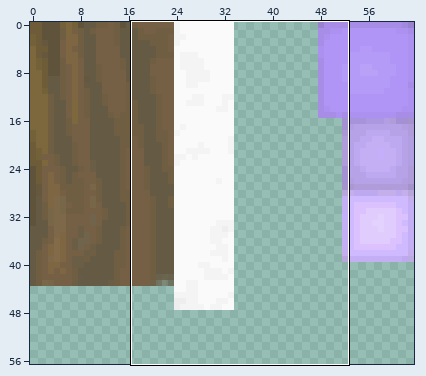
Pixel-art sprite -- Weapon/skydale/textures/item/modular_sword.png. Above: a wide view before the commit, with the close-up outlined.
Close-up. First the earlier version:
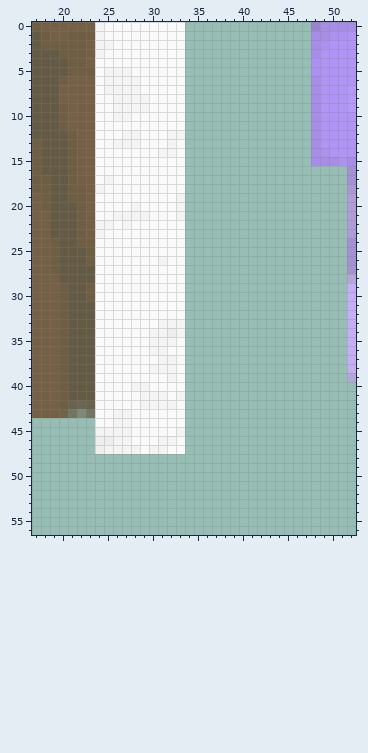
The file is 64x64 pixels. Pixels under 10% opacity are left out. Colours within 5 levels of each other are drawn and written as one. Shown: x 17..52, y 0..56. The wide view leaves out empty margins.
Now the later version:
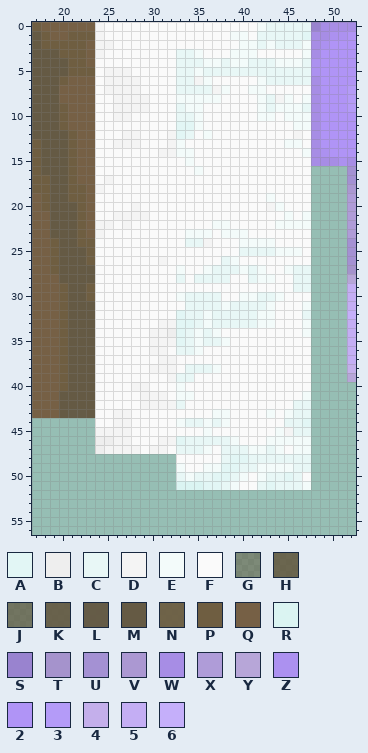
Palette (. is transparent): A #e2f6f5  B #eeeeee  C #e8f7f6  D #f4f4f4  E #f3fbfa  F #fafafa  G #64583f82  H #64583fdd  J #645840b6  K #645840e5  L #645944f8  M #655a44  N #6d5e43f3  P #6f5e41  Q #766045  R #dcf5f3fa  S #9983cf  T #a593cc  U #a491d3  V #ab98d2  W #a78de5  X #af9cd8  Y #b7a6d8  Z #ac91f0  2 #b094f6  3 #b49bf8  4 #c4afeb  5 #c4aef4  6 #c5affa
What changed:
Changed rows in their new state; - is an unchanged pixel.
first column x 20:
 0 --------------FFFFFFFFECCCCC
 1 --------------FFFFFEEFCCCCCA
 2 --------------FFFFFFEECECCCE
 3 -------------CCEFFFEEEFFFFFE
 4 -------------CCCEECEECCCEEEC
 5 -------------CCECCCCCCCCCCCC
 6 -------------CCDEFFFFFECCCCC
 7 -------------CCCCDEFFEEFFFFF
 8 -------------EEEEEFFFFECDEFE
 9 -------------CEEFFFFFFECEEEC
10 -------------CCEFFFFFFEEFEEE
11 -------------AAEFFFFFFFFFFEE
12 -------------ACFEFFFFFFFFFDF
13 -------------EFFFFFFFFFFFEEF
14 -------------EEFFFFFFFFFFFFE
15 --------------EFFFFFFFFFFFFF
16 --------------FEFFFFFFFFFFFF
17 --------------FFFFFFFFFFFFFF
18 --------------FFFFFFFFFFFFFF
19 -------------FFFFFFFFFFEFFFF
20 -------------FFFFFFFFFFDEFFF
21 -------------FFFFFFFFFFFFEFE
22 --------------FFFEEFFFFFEEEE
23 --------------EEEFEEEFFFFFFF
24 --------------CCDFFFEEEEFFFF
25 --------------FFFFFFCCCCEEEF
26 --------------FFFFCEFFFFFFFF
27 -------------EFFECCCECEFFECC
28 -------------CFCCCCFFCEEFFCC
29 --------------FFFFFFFFFFFFCC
30 -------------ECCCCFFEECCEFFF
31 --------------CCCCECCCCEFFFE
32 -------------ACCECCCCCEEFFFC
33 -------------AACECCCCCEEFFFE
34 -------------ACECEFFFFFFFFFE
35 -------------ACECCEFFFFFFFFF
36 -------------CCEFFFFFFFFFFFF
37 --------------FFFFFFFFFFFFFF
38 --------------CCCEFFFFFFFFFF
39 -------------CCFFFFFFFFFFFFF
40 -------------EFFFFFFFFFFFFFF
41 M------------EEFFFFFFFFFFFFE
42 MMMM---------CFFFFFFFFFFFFCC
43 MLLM----------FFFEEFFFFEFECC
44 -------------ECCECEFFFFFFCCA
45 -------------FFFEFFFFFFFEDCC
46 -------------ACCCCCEFFFEEEEE
47 -------------CCCEFCCCEECEFEE
48 -------------FFFFFCAACCCCCCC
49 -------------EFFEEAACCEEEECC
50 -------------CECCAACEFECCACF
51 -------------RRRAACEFFCACCCE
Changed places in both close-ups, as pixel boxes (x1, y1, x2, y2):
changed: (176, 22, 311, 490)
changed: (59, 391, 95, 418)
